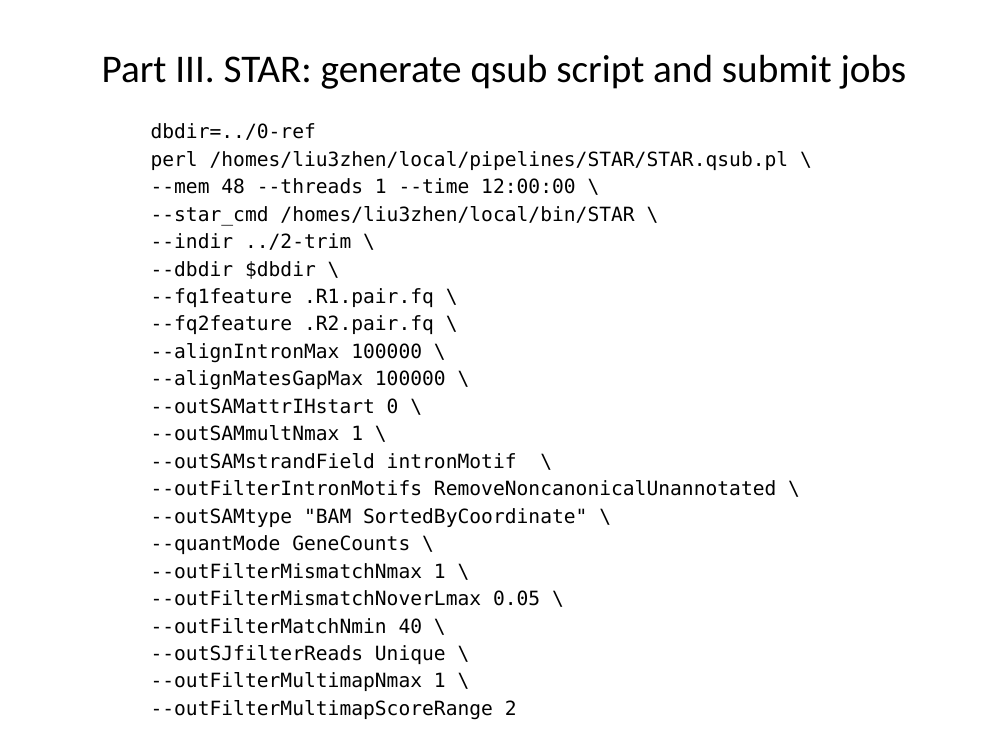
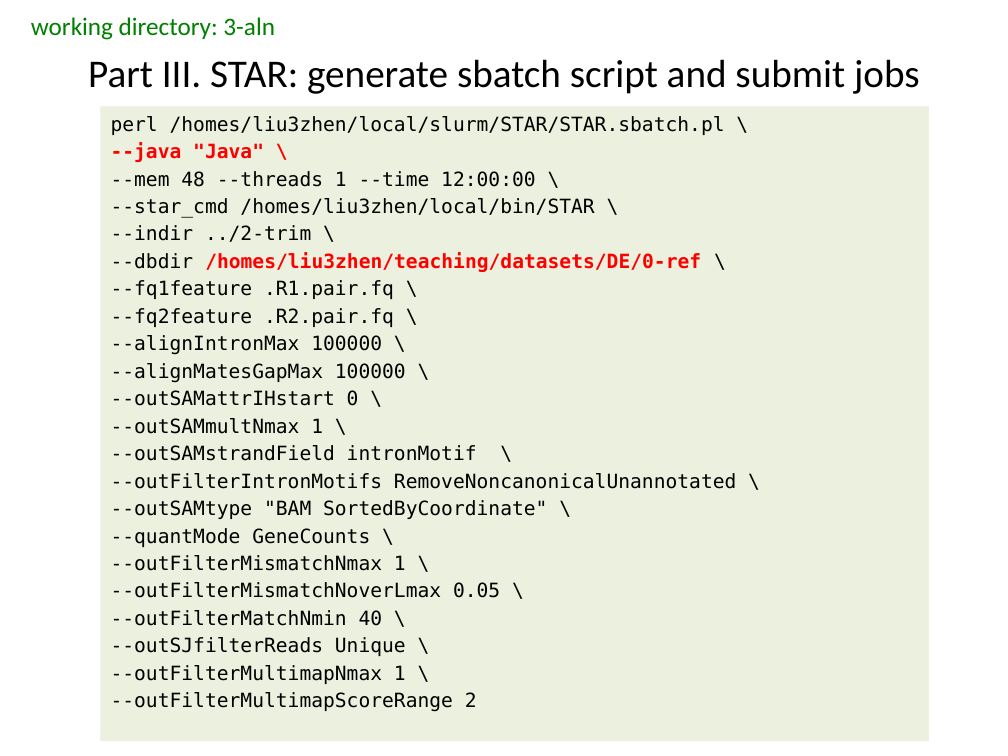
Before and after one commit to liu3zhenlab/teaching, a slide deck: slide 17 of PLPTH813Bioinformatis/2021/inclassProjects/lecture02_in-class-project/RNA-Seq/in-class.project_DE.pptx (slide 15 before the commit). Drawn at 1008x756 pixels with LibreOffice and Linux fonts; fonts in the diff are those of the drawing. Boxes give left, top, right and bottom in pixels: in the first picture for what was removed or moved away, otherwise in the second. Text is boxed around its words. In the diff, an @@ line names an element or a change of style, - is before the commit and + after.

```diff
--- a/PLPTH813Bioinformatis/2021/inclassProjects/lecture02_in-class-project/RNA-Seq/in-class.project_DE.pptx
+++ b/PLPTH813Bioinformatis/2021/inclassProjects/lecture02_in-class-project/RNA-Seq/in-class.project_DE.pptx
@@ text added at (31, 17, 275, 40), 18 pt, text #008000 @@
+working directory: 3-aln
@@ title at (88, 59, 920, 94): text changed @@
-Part III. STAR: generate qsub script and submit jobs
+Part III. STAR: generate sbatch script and submit jobs
@@ text "perl /homes/liu3zhen/local/slurm/STAR/STAR.sbatch.pl \": place and size @@
-text "perl /homes/liu3zhen/local/slurm/STAR/STAR.sbatch.pl \" at (151, 123, 789, 720)
+text "perl /homes/liu3zhen/local/slurm/STAR/STAR.sbatch.pl \" at (101, 107, 929, 742)
@@ text "perl /homes/liu3zhen/local/slurm/STAR/STAR.sbatch.pl \" at (101, 107, 929, 742): fill none to #EBF1DE @@
@@ text at (111, 116, 725, 162): text changed @@
-dbdir=../0-ref
-perl /homes/liu3zhen/local/pipelines/STAR/STAR.qsub.pl \
+perl /homes/liu3zhen/local/slurm/STAR/STAR.sbatch.pl \
+--java "Java" \
@@ text at (111, 252, 701, 272): text changed; text colour #000000 to #FF0000; bold on @@
---dbdir $dbdir \
+--dbdir /homes/liu3zhen/teaching/datasets/DE/0-ref \
```
Also in this commit, not shown: 14 other slides changed, 4 slides added, 2 slides removed, 19 other files.
